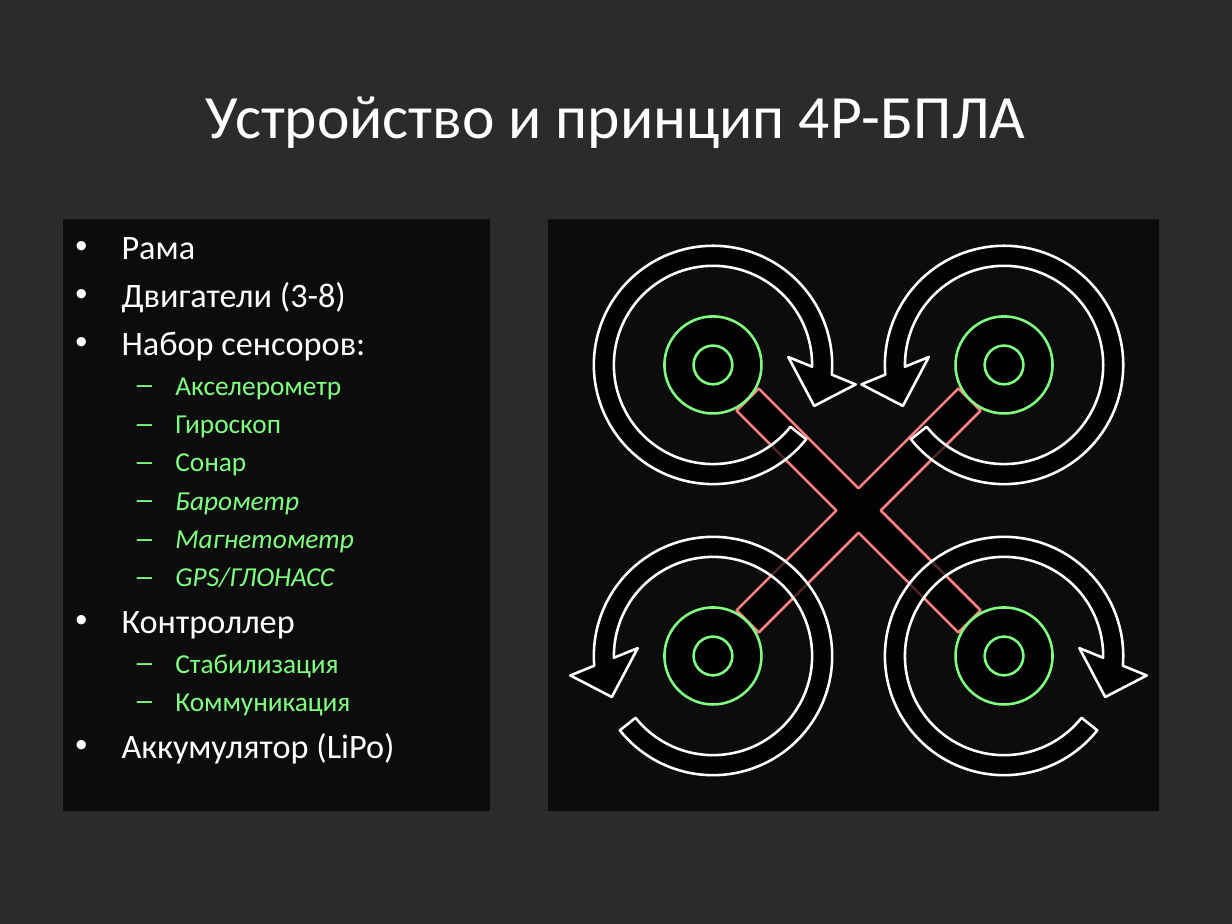
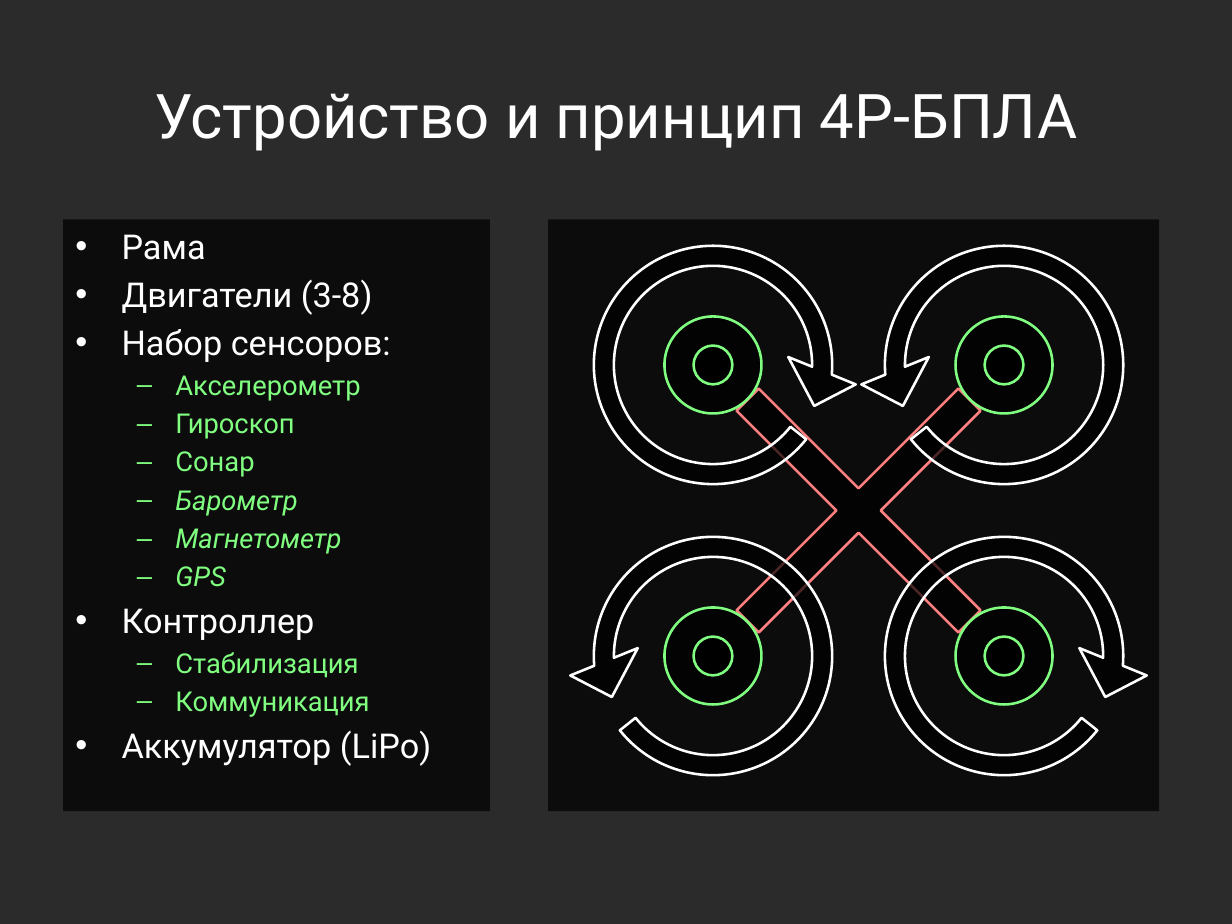
Before and after one commit to Jacobi20/quadro-xds, a slide deck: slide 8 of Docs/Medias2012_dhg.pptx (slide 7 before the commit). Drawn at 1232x924 pixels with LibreOffice and Linux fonts; fonts in the diff are those of the drawing; background and template pictures are left out; a plain dark background stands for a picture behind light text. Boxes give left, top, right and bottom in pixels: in the first picture for what was removed or moved away, otherwise in the second. Text is boxed around its words. In the diff, an @@ line names an element or a change of style, - is before the commit and + after.

```diff
--- a/Docs/Medias2012_dhg.pptx
+++ b/Docs/Medias2012_dhg.pptx
@@ title "Устройство и принцип 4Р-БПЛА" at (154,93,1077,151): font Calibri to Roboto @@
@@ text at (122,234,432,766): font Calibri to Roboto @@
@@ text at (175,566,225,587): text changed; font Calibri to Roboto @@
-  – GPS/ГЛОНАСС
+  – GPS
```
Also in this commit, not shown: 11 other slides changed, 1 slide added, 6 other files.
